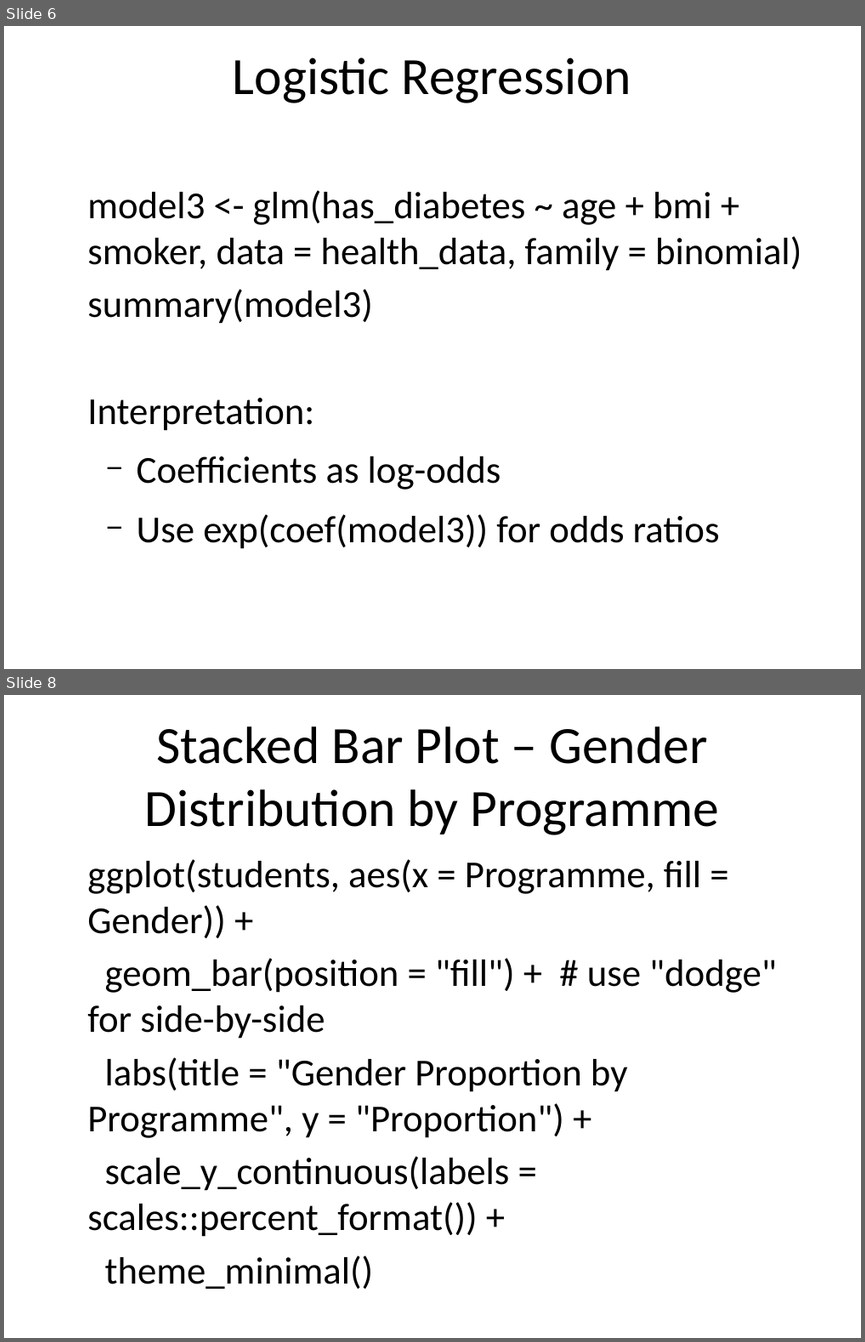
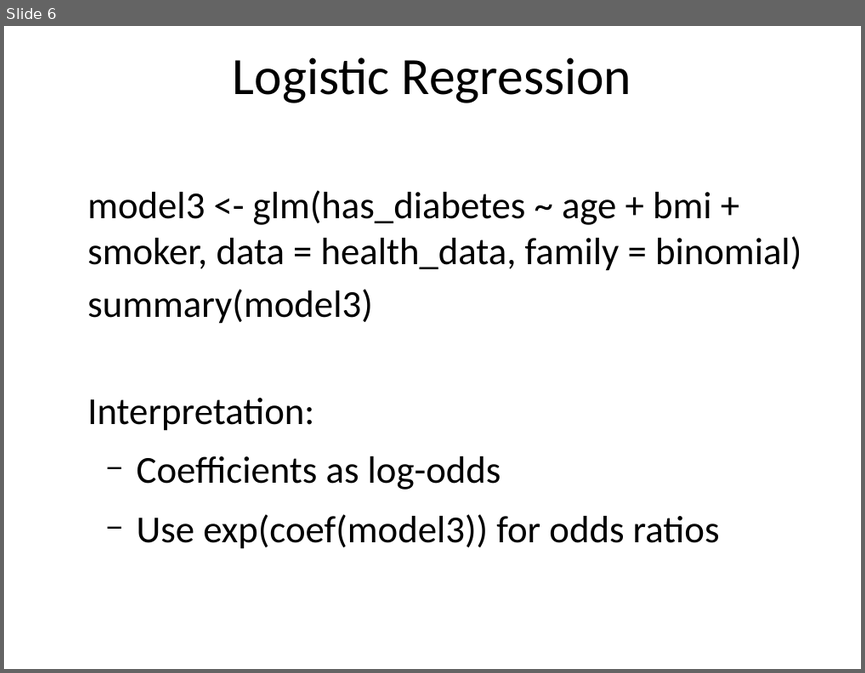
Before and after one commit to lacksinho/r-training-intro-visualization, a slide deck: Statistical-Modeling-and-Regression.pptx. Shown one above the other, each under a label of ours: slides 6 and 8 before the commit, slide 6 after it; the slides between them are not shown. The pictures are 865x1342 and 865x673 pixels, drawn with LibreOffice and Linux fonts; fonts in the diff are those of the drawing. Boxes give left, top, right and bottom in pixels: in the first picture for what was removed or moved away, otherwise in the second. Text is boxed around its words. In the diff, an @@ line names an element or a change of style, - is before the commit and + after.

```diff
--- a/Statistical-Modeling-and-Regression.pptx
+++ b/Statistical-Modeling-and-Regression.pptx
@@ slide 8 removed at <box>4,695,861,1338</box>, background #FFFFFF @@
@@ title removed at <box>145,726,719,835</box> @@
-Stacked Bar Plot – Gender Distribution by Programme
@@ text removed at <box>87,859,777,1288</box> @@
-ggplot(students, aes(x = Programme, fill = Gender)) +
-geom_bar(position = "fill") + # use "dodge" for side-by-side
-labs(title = "Gender Proportion by Programme", y = "Proportion") +
-scale_y_continuous(labels = scales::percent_format()) +
-theme_minimal()
```
Also in this commit, not shown: 1 slide changed, 5 other slides removed, 5 other files.
